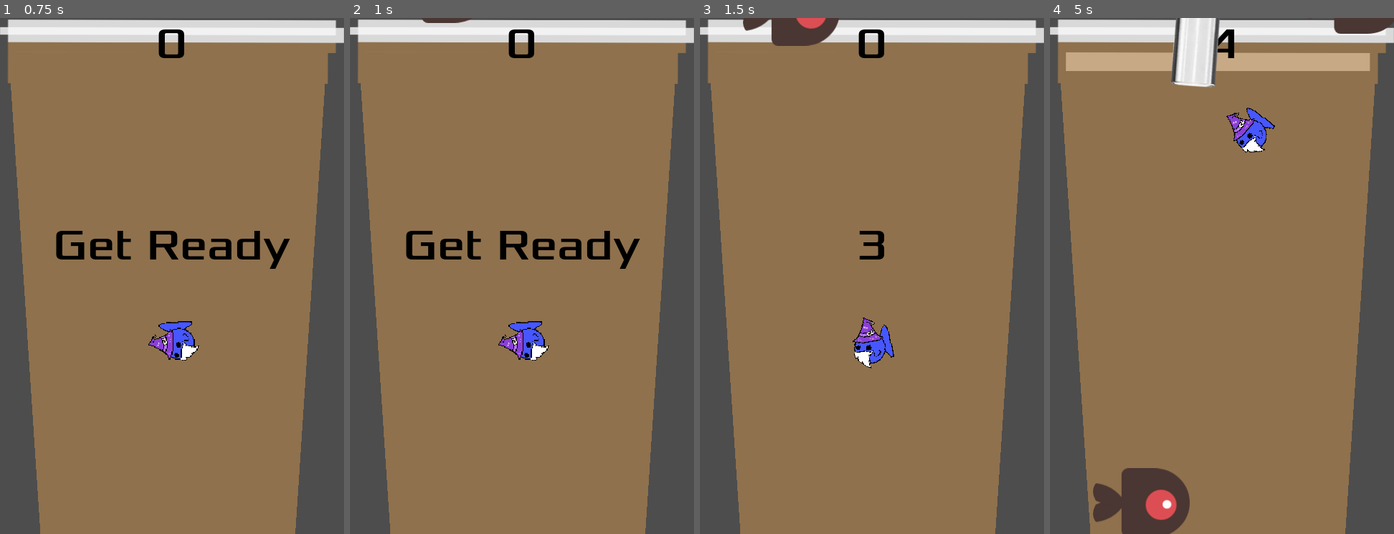
Above: before the commit, frames 1-4 (left to right).
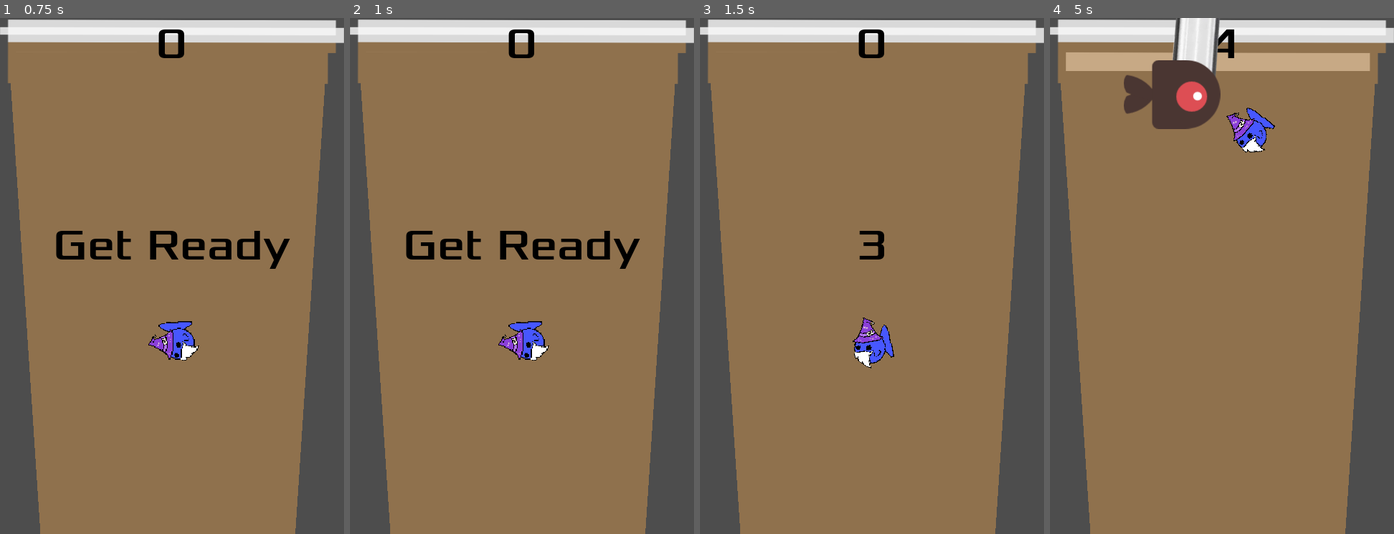
Above: after the commit, the same moments.

Repository: PaulThomasRowe/boba-tea-wizardry
Game: Godot game, scene res://main.tscn
Two runs of this game, one before a commit and one after it. Both use one fixed random seed, a clock stepped at 60 frames per second and the inputs below. Sound files missing from this copy of the repository are replaced by a short silence.
Inputs:
- Up to frame 1 (0.75 s): click "Start" at 0.5 s
- Up to frame 2 (1 s): no input
- Up to frame 3 (1.5 s): hold D (move_right) from 1.28 s (still down); tap F (test_immunity) at 1.35 s
- Up to frame 4 (5 s): release D (move_right) at 2.03 s; hold S (move_down) 2.03-2.78 s; tap G (test_speed) at 2.1, 3.6 s; hold D (move_right) 2.78-3.53 s; tap F (test_immunity) at 2.85, 4.35 s; hold W (move_up) 3.53-4.28 s; hold A (move_left) from 4.28 s (still down)

Frame 1 is identical in both runs. In frame 2, 0.1% of the frame differs, in the area x 21-36%, y 0-1%; in frame 3, 1.1%; in frame 4, 6.0%, in the area x 12-100%, y 0-100%.

Commit message:
feat: make boba only drop inside the cup

Diff:
--- a/falling_boba.gd
+++ b/falling_boba.gd
@@ -4,6 +4,8 @@
 
 @export var min_fall_speed: float = .001
 @export var max_fall_speed: float = .1
+var left_boundary: float
+var right_boundary: float
 
 func _ready():
 	# Set random fall speed
@@ -11,6 +13,23 @@
 	linear_velocity = Vector2(0, fall_speed)
 
 func _process(delta):
+	# Check if the boba has reached the left or right boundary
+	if position.x <= left_boundary:
+		position.x = left_boundary
+		linear_velocity.x = 0
+	elif position.x >= right_boundary:
+		position.x = right_boundary
+		linear_velocity.x = 0
+
 	# Remove the object when it's below the bottom of the screen
 	if position.y > get_viewport_rect().size.y + 50:
 		queue_free()
+
+func _integrate_forces(state):
+	# Add a small random horizontal velocity for more interesting movement
+	if state.linear_velocity.x == 0:
+		state.linear_velocity.x = randf_range(-20, 20)
+
+func set_boundaries(left: float, right: float):
+	left_boundary = left
+	right_boundary = right
--- a/main.gd
+++ b/main.gd
@@ -9,11 +9,14 @@
 var falling_boba_scene = preload("res://falling_boba.tscn")
 var score
 var milk_tea_level = 1.0  # 1.0 is full, 0.0 is empty
+var milk_tea_left_boundary: float
+var milk_tea_right_boundary: float
 
 
 
 func _ready():
 	$ScoreTimer.wait_time = 0.5  # Update every half second instead of every second
+	update_milk_tea_boundaries()
 
 func game_over():
 	$ScoreTimer.stop()
@@ -22,7 +25,7 @@
 	$Music.stop()
 	#$DeathSound.play()
 
-	# Hide player and clear all mobs
+	# Hide player and clear all bobas
 	$Player.hide()
 	get_tree().call_group("falling_boba", "queue_free")
 
@@ -30,7 +33,6 @@
 	$HUD/StartButton.show()
 
 func new_game():
-	spawn_boba()
 	get_tree().call_group(&"mobs", &"queue_free")
 	score = 0
 	milk_tea_level = 1.0
@@ -55,20 +57,37 @@
 
 # Spawn timer for the boba
 func spawn_boba():
-
 	var new_boba = falling_boba_scene.instantiate()
-	var viewport_size = get_viewport().size
 	new_boba.add_to_group("falling_boba")
 
-	# Set random x position
-	new_boba.position.x = randf_range(spawn_margin, viewport_size.x - spawn_margin)
+	# Set random x position within the milk tea boundaries
+	new_boba.position.x = randf_range(milk_tea_left_boundary, milk_tea_right_boundary)
 	new_boba.position.y = -50  # Start above the screen
+
+	# Set the boundaries
+	new_boba.set_boundaries(milk_tea_left_boundary, milk_tea_right_boundary)
 
 	add_child(new_boba)
 
 	# Set timer for next spawn
 	var next_spawn_time = randf_range(min_spawn_interval, max_spawn_interval)
 	get_tree().create_timer(next_spawn_time).timeout.connect(spawn_boba)
+
+func update_milk_tea_boundaries():
+	var viewport_size = get_viewport().size
+	var cup_width = 200  # Adjust this to your cup's width
+	milk_tea_left_boundary = (viewport_size.x - cup_width) / 2
+	milk_tea_right_boundary = milk_tea_left_boundary + cup_width
+
+	# Update boundaries for all existing boba
+	get_tree().call_group("falling_boba", "set_boundaries", milk_tea_left_boundary, milk_tea_right_boundary)
+
+func update_boba_positions():
+	for boba in get_tree().get_nodes_in_group("falling_boba"):
+		if boba.position.x < milk_tea_left_boundary:
+			boba.position.x = milk_tea_left_boundary
+		elif boba.position.x > milk_tea_right_boundary:
+			boba.position.x = milk_tea_right_boundary
 
 func start_countdown():
 	$HUD.show_message("Get Ready")
@@ -85,6 +104,7 @@
 
 	# Start the game timers
 	$StartTimer.start()
+	spawn_boba()
 
 func fade_music_in() -> void:
 	const fade_time = 2.0
@@ -129,6 +149,8 @@
 	milk_tea_level -= 0.01  # Decrease by 1% each time
 	milk_tea_level = max(milk_tea_level, 0)  # Ensure it doesn't go below 0
 	$HUD.update_milk_tea_level(milk_tea_level)
+	update_milk_tea_boundaries()
+	update_boba_positions()
 	if milk_tea_level <= 0:
 		game_over()
 
--- a/main.tscn
+++ b/main.tscn
@@ -55,7 +55,9 @@
 shape = SubResource("WorldBoundaryShape2D_f16fa")
 
 [node name="fallingBoba" parent="." instance=ExtResource("7_groxk")]
-position = Vector2(-172, -55)
+visible = false
+z_index = -1
+position = Vector2(-255, 564)
 
 [connection signal="start_game" from="HUD" to="." method="new_game"]
 [connection signal="timeout" from="MobTimer" to="." method="_on_MobTimer_timeout"]
